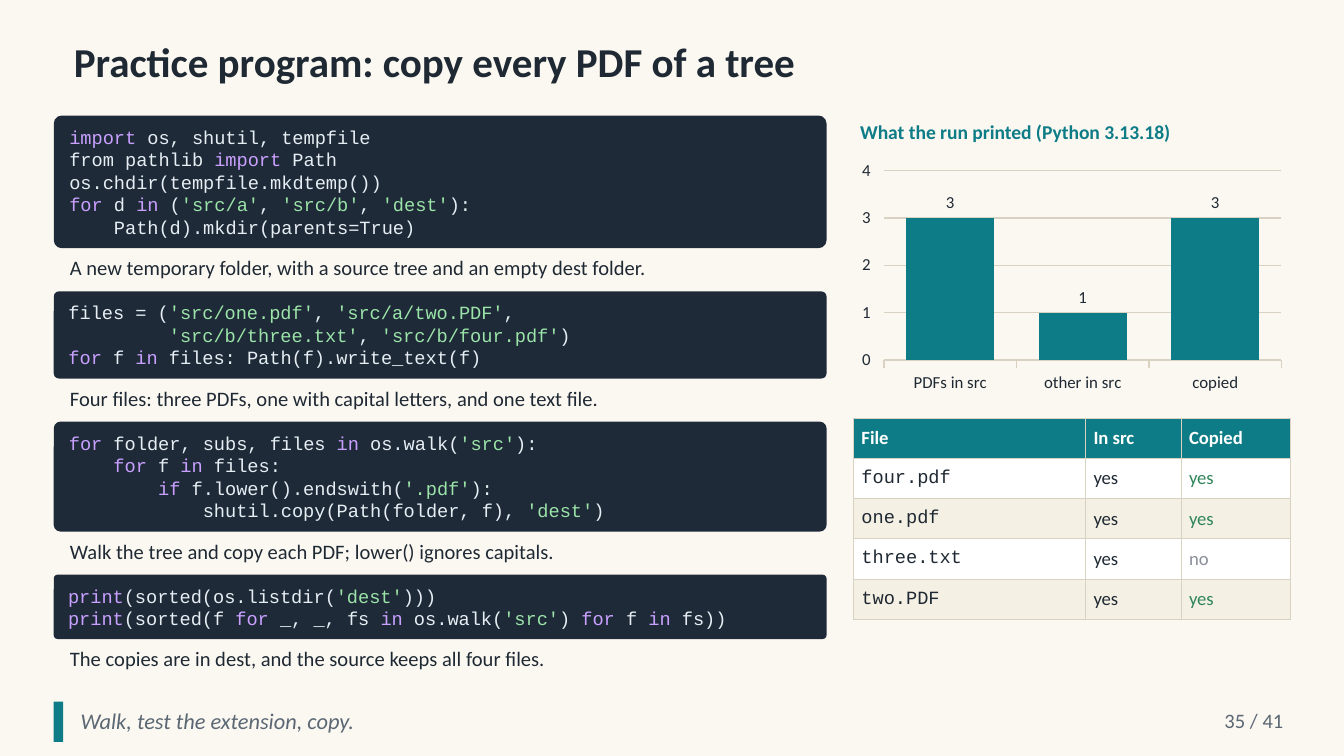
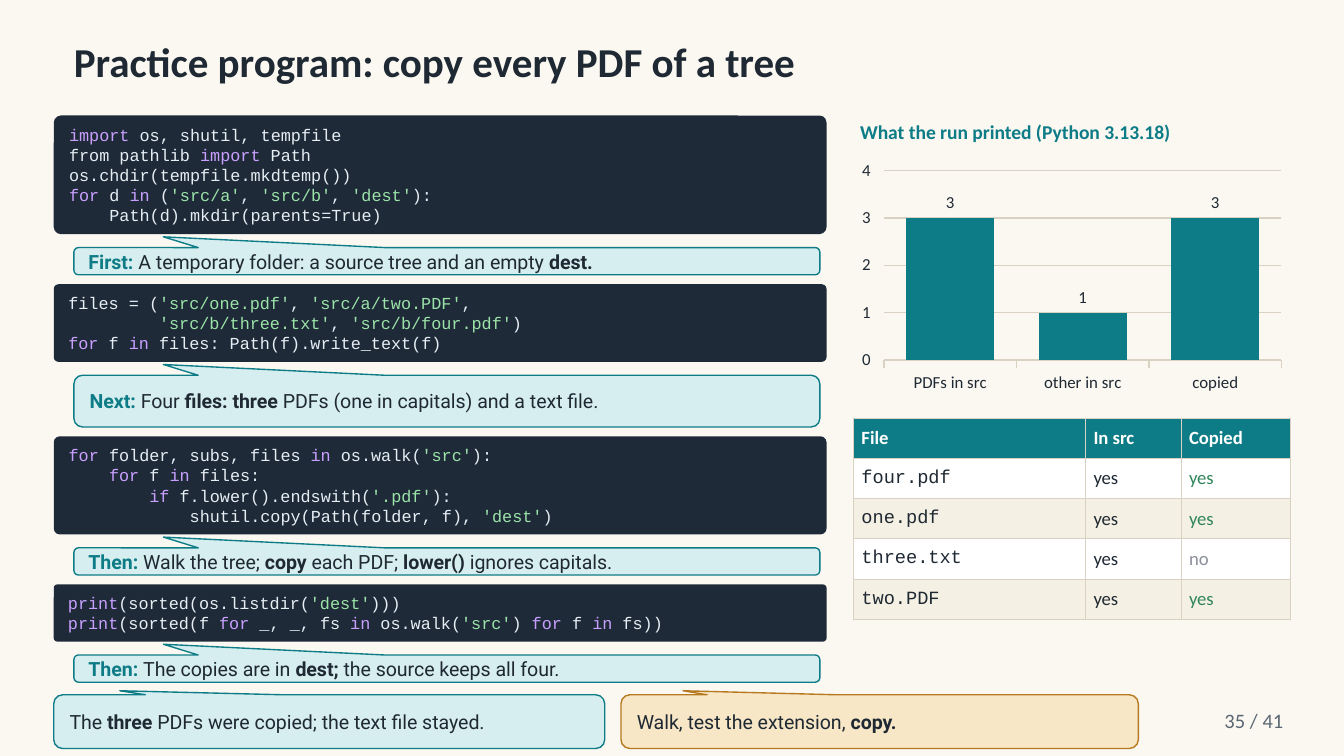
Before and after one commit to altunelyusuf/AdvancedProgrammingWithPython, a slide deck: slide 35 of 03-materials/ch11/SEN0414_Ch11_OrganizingFiles_3e_v3_0_0.pptx. Drawn at 1344x756 pixels with LibreOffice and Linux fonts; fonts in the diff are those of the drawing. Boxes give left, top, right and bottom in pixels: in the first picture for what was removed or moved away, otherwise in the second. Text is boxed around its words. In the diff, an @@ line names an element or a change of style, - is before the commit and + after.

```diff
--- a/03-materials/ch11/SEN0414_Ch11_OrganizingFiles_3e_v3_0_0.pptx
+++ b/03-materials/ch11/SEN0414_Ch11_OrganizingFiles_3e_v3_0_0.pptx
@@ rounded rectangle "import os, shutil, tempfile": place and size @@
-rounded rectangle "import os, shutil, tempfile" at <box>54,116,827,249</box>
+rounded rectangle "import os, shutil, tempfile" at <box>54,116,827,234</box>
@@ rounded speech box "First: A temporary folder: a ...": place and size @@
-rounded speech box "First: A temporary folder: a ..." at <box>70,260,645,279</box>
+rounded speech box "First: A temporary folder: a ..." at <box>74,247,820,274</box>
@@ text in rounded speech box at <box>88,254,593,275</box>: text changed; size 11 to 10.5 pt; font Calibri to Roboto @@
-A new temporary folder, with a source tree and an empty dest folder.
+First: A temporary folder: a source tree and an empty dest.
@@ size 10 to 9 pt in 4 elements at <box>54,585,827,641</box>, <box>54,116,827,234</box>, <box>54,437,827,535</box>, <box>54,284,827,362</box> @@
@@ rounded rectangle "files = ('src/one.pdf', 'src/a/two.PDF',": place and size @@
-rounded rectangle "files = ('src/one.pdf', 'src/a/two.PDF'," at <box>54,292,827,379</box>
+rounded rectangle "files = ('src/one.pdf', 'src/a/two.PDF'," at <box>54,284,827,362</box>
@@ fill none to #D7EEF0; outline none to #0E7C86 0.75 pt in 4 elements at <box>74,548,820,575</box>, <box>74,655,820,681</box>, <box>74,247,820,274</box>, <box>74,375,820,426</box> @@
@@ rounded speech box "Next: Four files: three PDFs ...": place and size @@
-rounded speech box "Next: Four files: three PDFs ..." at <box>70,391,598,410</box>
+rounded speech box "Next: Four files: three PDFs ..." at <box>74,375,820,426</box>
@@ text in rounded speech box at <box>90,392,598,413</box>: text changed; size 11 to 10.5 pt; font Calibri to Roboto @@
-Four files: three PDFs, one with capital letters, and one text file.
+Next: Four files: three PDFs (one in capitals) and a text file.
@@ rounded rectangle "for folder, subs, files in ...": place and size @@
-rounded rectangle "for folder, subs, files in ..." at <box>54,422,827,532</box>
+rounded rectangle "for folder, subs, files in ..." at <box>54,437,827,535</box>
@@ rounded speech box "Then: Walk the tree; copy ...": place and size @@
-rounded speech box "Then: Walk the tree; copy ..." at <box>70,544,553,563</box>
+rounded speech box "Then: Walk the tree; copy ..." at <box>74,548,820,575</box>
@@ text in rounded speech box at <box>88,554,612,575</box>: text changed; size 11 to 10.5 pt; font Calibri to Roboto @@
-Walk the tree and copy each PDF; lower() ignores capitals.
+Then: Walk the tree; copy each PDF; lower() ignores capitals.
@@ rounded rectangle "print(sorted(os.listdir('dest')))": place and size @@
-rounded rectangle "print(sorted(os.listdir('dest')))" at <box>54,575,827,640</box>
+rounded rectangle "print(sorted(os.listdir('dest')))" at <box>54,585,827,641</box>
@@ rounded speech box "Then: The copies are in ...": place and size @@
-rounded speech box "Then: The copies are in ..." at <box>70,651,544,670</box>
+rounded speech box "Then: The copies are in ..." at <box>74,655,820,681</box>
@@ text in rounded speech box at <box>88,661,559,682</box>: text changed; size 11 to 10.5 pt; font Calibri to Roboto @@
-The copies are in dest, and the source keeps all four files.
+Then: The copies are in dest; the source keeps all four.
@@ rectangle removed at <box>54,702,63,742</box> @@
@@ rounded speech box added at <box>54,695,605,749</box>, fill #D7EEF0, outline #0E7C86 0.75 pt, 10.5 pt, text #1F2933 @@
+The three PDFs were copied; the text file stayed.
@@ rounded speech box "Walk, test the extension, copy.": place and size @@
-rounded speech box "Walk, test the extension, copy." at <box>81,713,354,733</box>
+rounded speech box "Walk, test the extension, copy." at <box>621,695,1138,749</box>
@@ rounded speech box "Walk, test the extension, copy." at <box>621,695,1138,749</box>: size 12 to 10.5 pt, font Calibri to Roboto, text colour #5B6773 to #1F2933, italic off; bold on in "copy."; fill none to #F8E7C6; outline none to #B7791F 0.75 pt @@
```
Also in this commit, not shown: 30 other slides changed, 18 other files.
